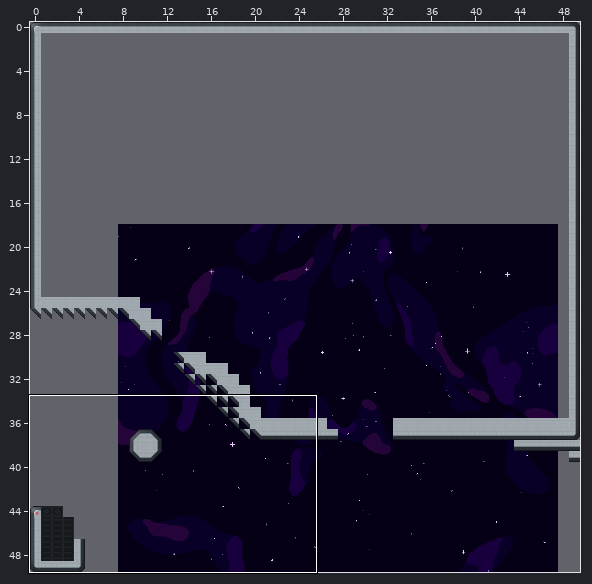
An edit to a level. Tiled map (JSON), core/assets/levels/level_4/blackhole-angelina.tmj. The first picture is a wide view before the edit; the outline marks the close-up.
Close-up. First the earlier version:
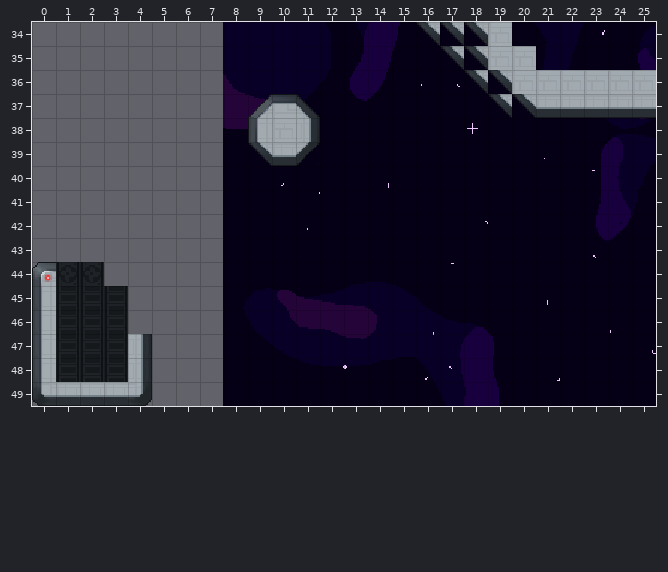
Cells are 16x16 px. Shown: x 0..25, y 34..49. The commit also changed other parts of the map, which this record leaves out.
Once edited:
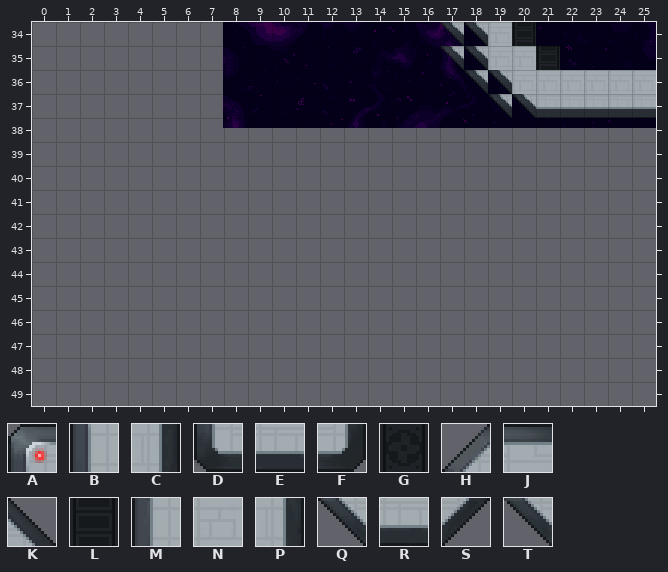
Key: from "space-tiles": A 5, B 17, C 19, D 33, E 34, F 35, G 64 "Background", H 69, J 70, K 71, L 80 "Background", M 85, N 86, P 87, Q 101, R 102, S 103, T 107.
_ is an empty cell.
Diff:
layer "Background" picture "BG-purplespace.png" -> "BG-5-purple.png"
Layer "Tile Layer 1":
y 34: x 16 T -> _; x 20 _ -> L
y 35: x 21 _ -> L
y 37: x 9..11 HJK -> ___
y 38: x 9..11 MNP -> ___
y 39: x 9..11 QRS -> ___
y 44: x 0..2 AGG -> ___
y 45..46: x 0..3 BLLL -> ____
y 47..48: x 0..4 BLLLC -> _____
y 49: x 0..4 DEEEF -> _____
